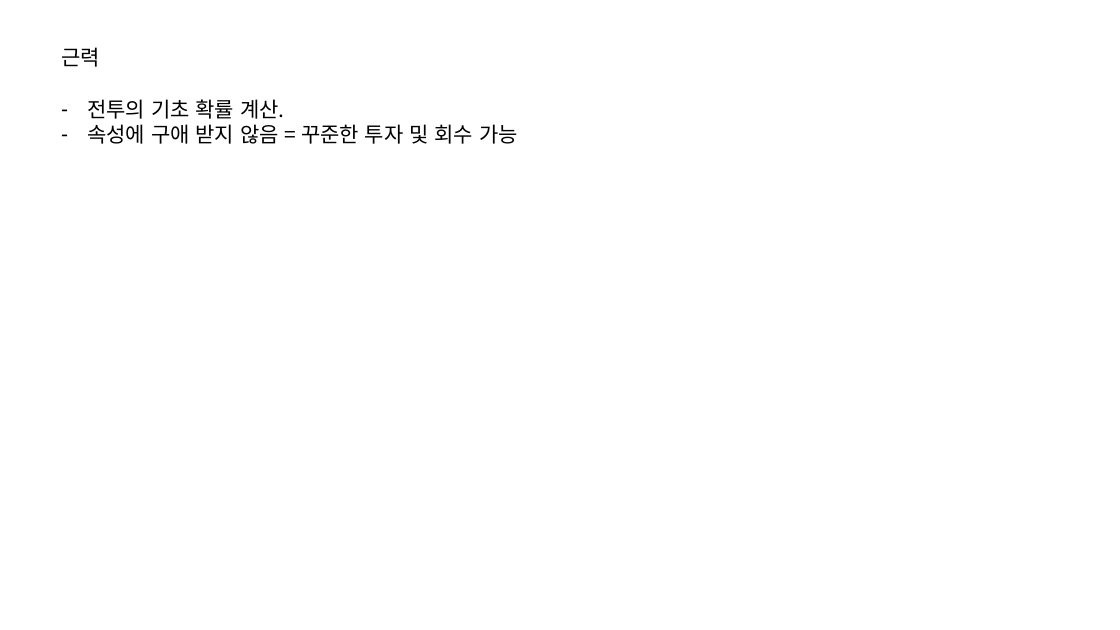
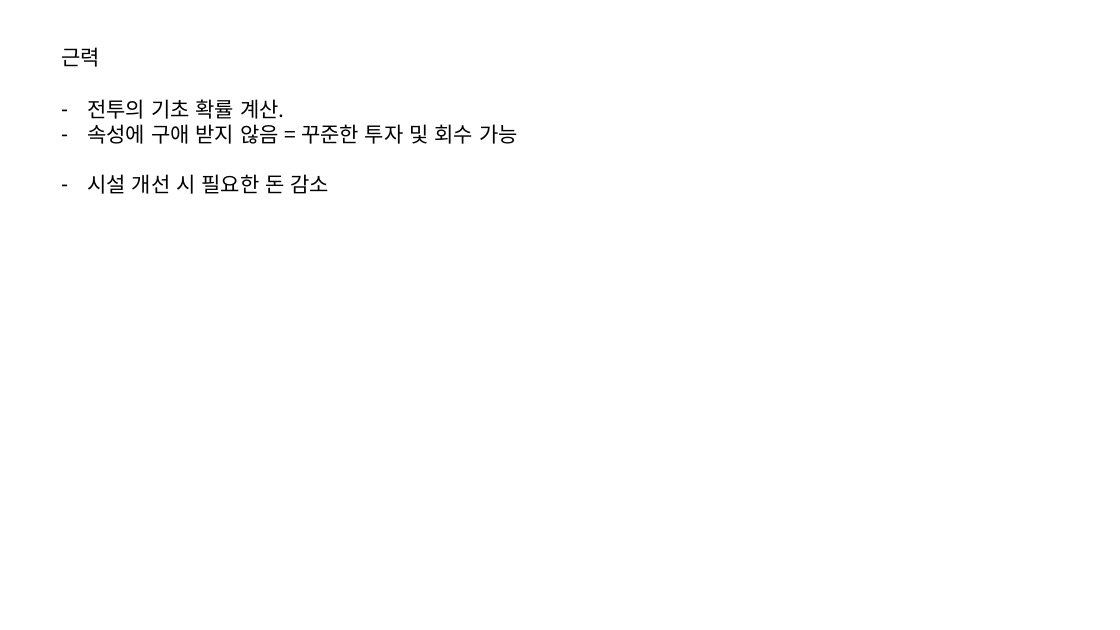
Before and after one commit to IdfKLeh/capstone, a slide deck: slide 2 of 육성.pptx. Drawn at 1120x630 pixels with LibreOffice and Linux fonts; fonts in the diff are those of the drawing. Boxes give left, top, right and bottom in pixels: in the first picture for what was removed or moved away, otherwise in the second. Text is boxed around its words. In the diff, an @@ line names an element or a change of style, - is before the commit and + after.

```diff
--- a/육성.pptx
+++ b/육성.pptx
@@ text at (x1=87, y1=174, x2=330, y2=194): paragraph added @@
+– 시설 개선 시 필요한 돈 감소
```
Also in this commit, not shown: 4 other slides changed, 3 slides added, 3 other files.
